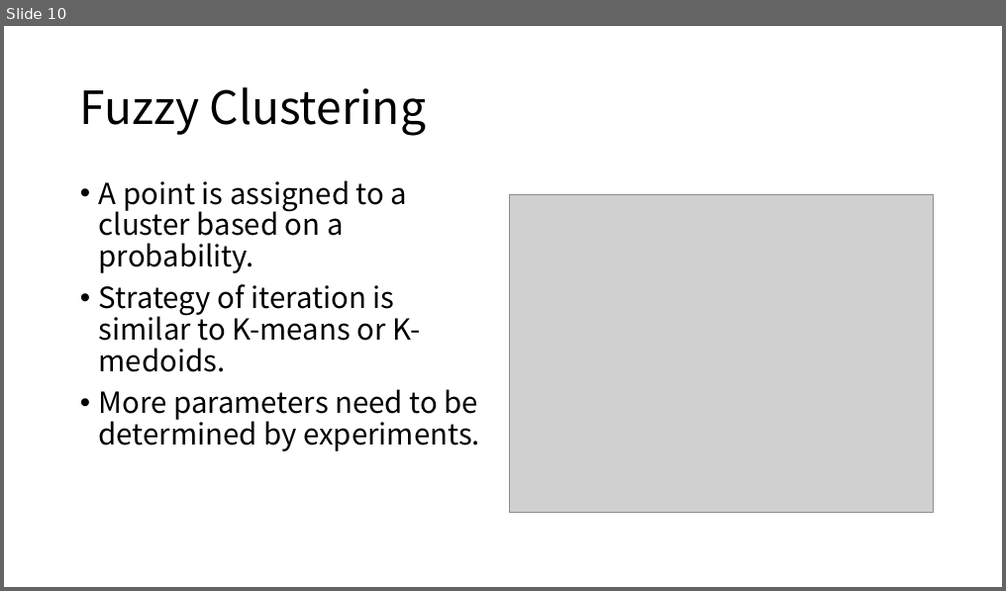
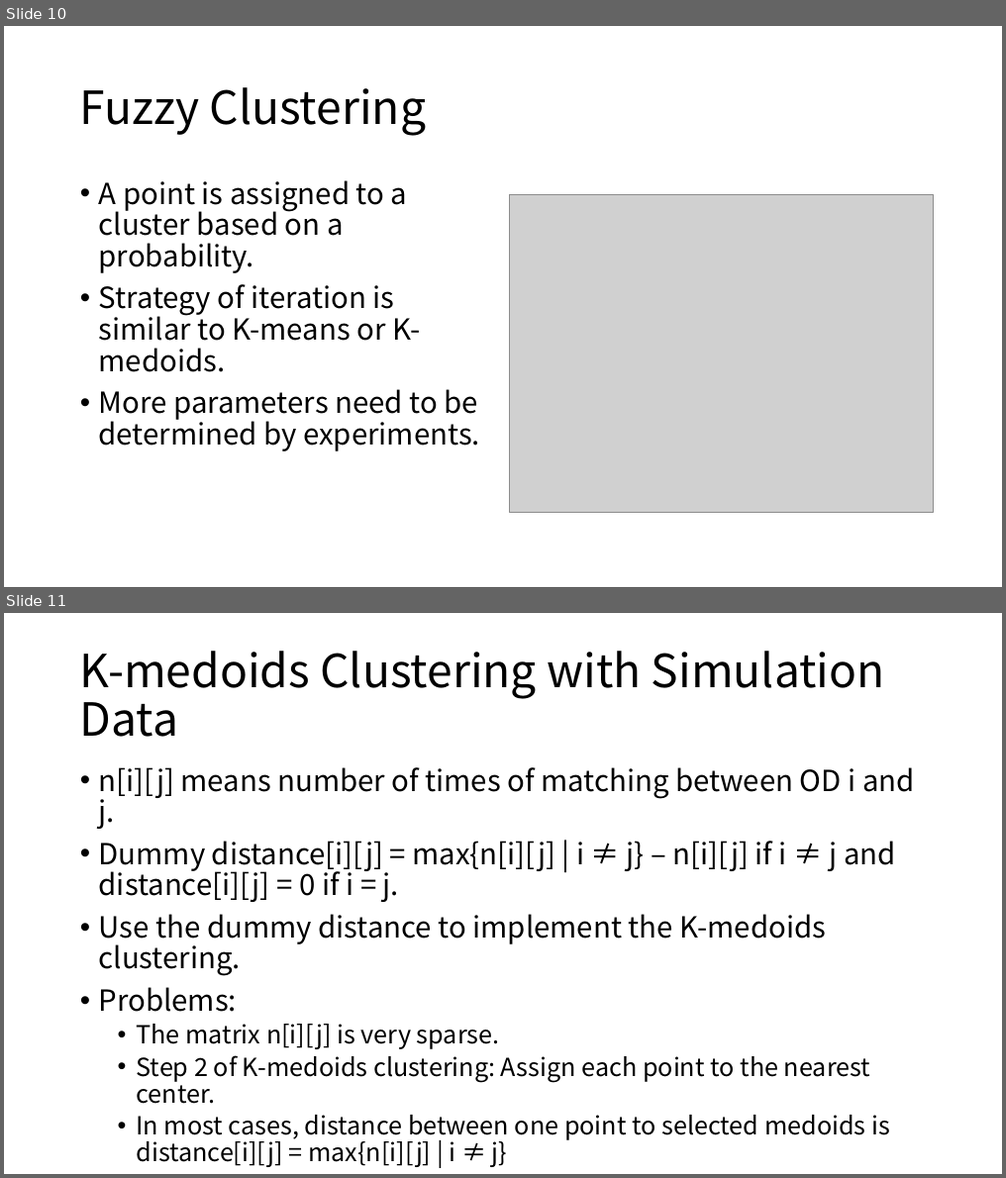
Before and after one commit to yuzhenfeng2002/Predicting-for-Each-Dynamic-Ridepooling-Order-on-Grid-Network, a slide deck: Grid Network Experienments 2.pptx. Shown one above the other, each under a label of ours: slide 10 before the commit, slides 10 and 11 after it. The pictures are 1006x591 and 1006x1178 pixels, drawn with LibreOffice and Linux fonts; fonts in the diff are those of the drawing; grey boxes stand for pictures. Boxes give left, top, right and bottom in pixels: in the first picture for what was removed or moved away, otherwise in the second. Text is boxed around its words. In the diff, an @@ line names an element or a change of style, - is before the commit and + after.

```diff
--- a/Grid Network Experienments 2.pptx
+++ b/Grid Network Experienments 2.pptx
@@ slide 11 added at <box>4,613,1002,1174</box>, background #FFFFFF @@
@@ title added at <box>80,651,885,737</box>, 44 pt, text #000000 @@
+K-medoids Clustering with Simulation Data
@@ text added at <box>99,767,915,1167</box>, 28 pt, text #000000 @@
+• n[i][j] means number of times of matching between OD i and j.
+• Dummy distance[i][j] = max{n[i][j] | i ≠ j} – n[i][j] if i ≠ j and distance[i][j] = 0 if i = j.
+• Use the dummy distance to implement the K-medoids clustering.
+• Problems:
+  • The matrix n[i][j] is very sparse.
+  • Step 2 of K-medoids clustering: Assign each point to the nearest center.
+  • In most cases, distance between one point to selected medoids is distance[i][j] = max{n[i][j] | i ≠ j}
```
Also in this commit, not shown: 6 other files.
